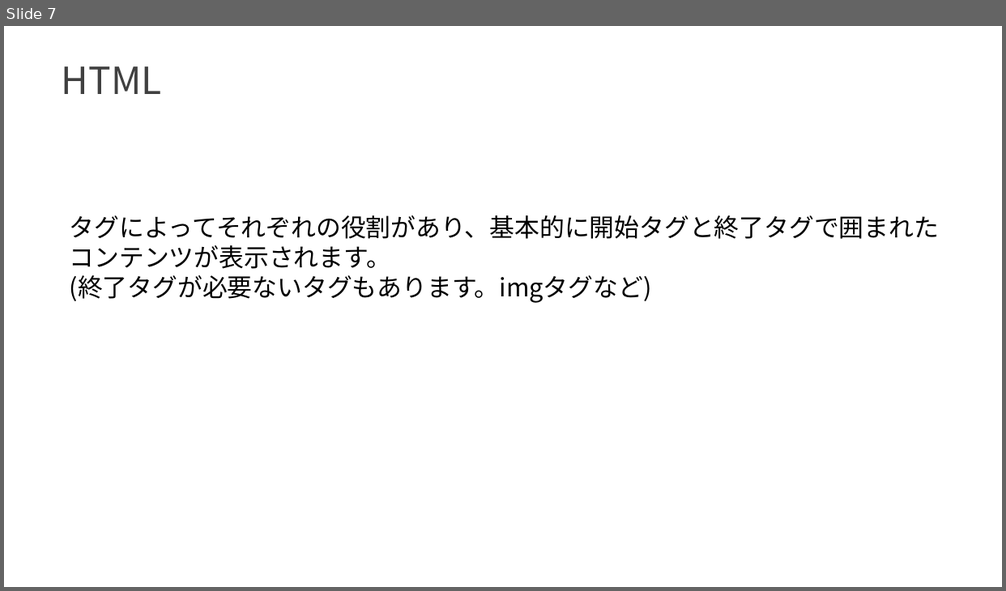
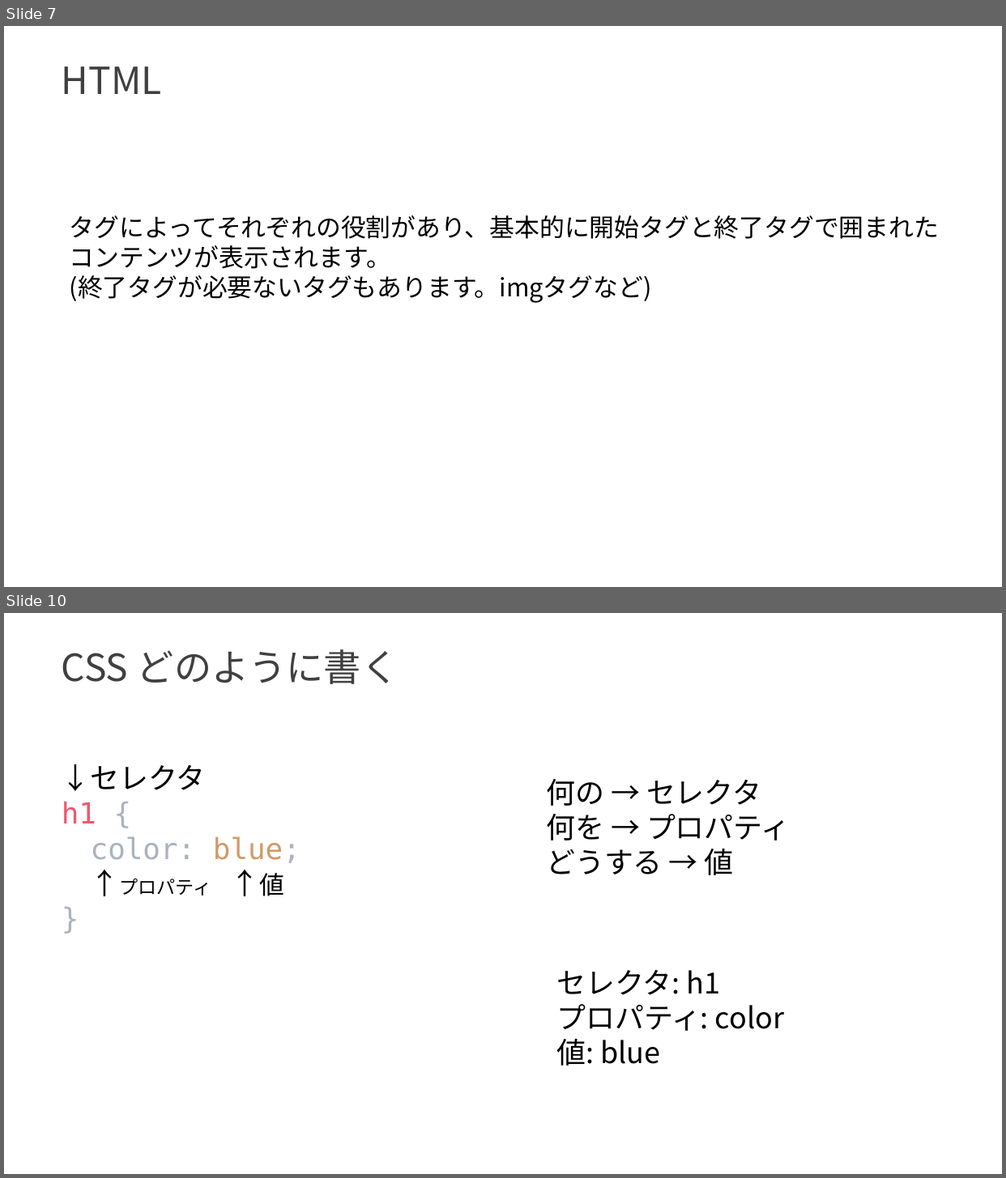
Before and after one commit to Izu-TABI/Hackathon, a slide deck: presentation/Web入門_第二回.pptx. Shown one above the other, each under a label of ours: slide 7 before the commit, slides 7 and 10 after it; the slides between them are not shown. The pictures are 1006x591 and 1006x1178 pixels, drawn with LibreOffice and Linux fonts; fonts in the diff are those of the drawing. Boxes give left, top, right and bottom in pixels: in the first picture for what was removed or moved away, otherwise in the second. Text is boxed around its words. In the diff, an @@ line names an element or a change of style, - is before the commit and + after.

```diff
--- a/presentation/Web入門_第二回.pptx
+++ b/presentation/Web入門_第二回.pptx
@@ slide 10 added at [4,613,1002,1174], background #FFFFFF @@
@@ text added at [62,649,398,684], 36 pt, text #404040 @@
+CSS どのように書く
@@ text added at [62,764,300,897], 28 pt, text #000000 @@
+↓セレクタ
+h1 {
+color: blue;
+↑プロパティ ↑値
+}
@@ text added at [546,779,790,875], 28 pt, text #000000 @@
+何の → セレクタ
+何を → プロパティ
+どうする → 値
@@ text added at [557,970,784,1066], 28 pt, text #000000 @@
+セレクタ: h1
+プロパティ: color
+値: blue
```
Also in this commit, not shown: 3 slides changed, 4 other slides added, 1 other file.
